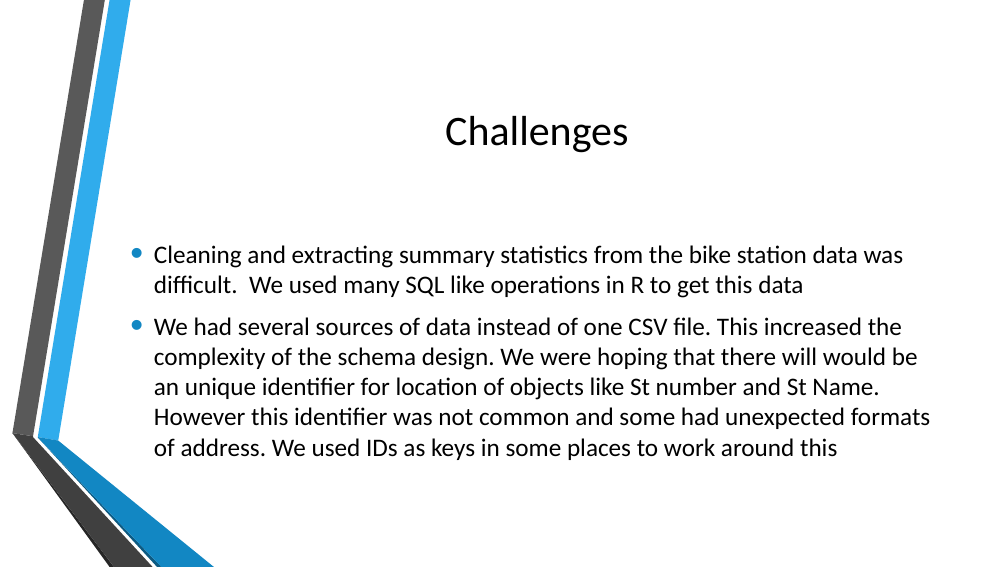
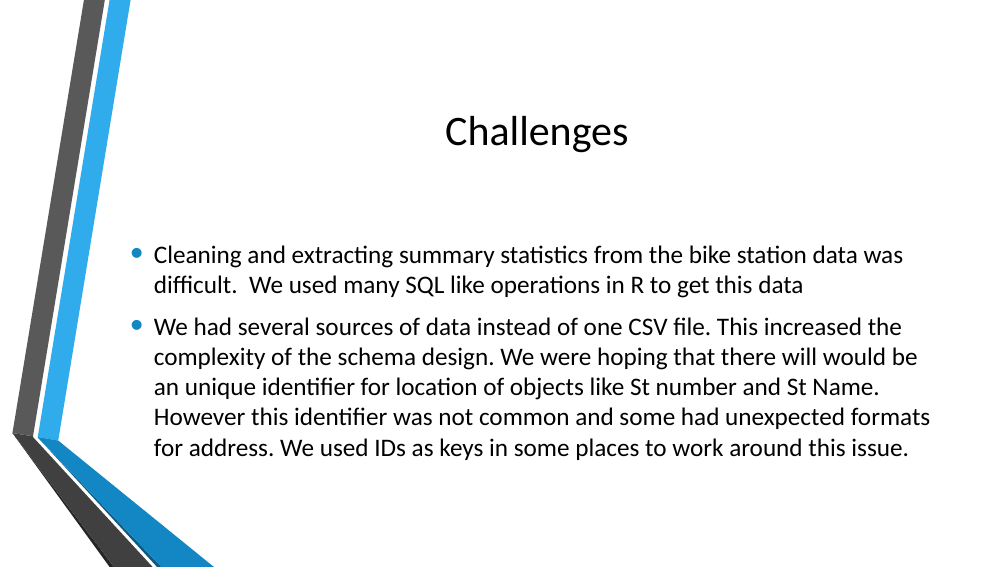
Before and after one commit to SagnikAdusumilli/CSC343-Project, a slide deck: slide 5 of Public Transport in Toronto.pptx. Drawn at 1008x567 pixels with LibreOffice and Linux fonts; fonts in the diff are those of the drawing; background and template pictures are left out. Boxes give left, top, right and bottom in pixels: in the first picture for what was removed or moved away, otherwise in the second. Text is boxed around its words. In the diff, an @@ line names an element or a change of style, - is before the commit and + after.

```diff
--- a/Public Transport in Toronto.pptx
+++ b/Public Transport in Toronto.pptx
@@ text at <box>154,317,931,460</box>: text changed @@
-• We had several sources of data instead of one CSV file. This increased the complexity of the schema design. We were hoping that there will would be an unique identifier for location of objects like St number and St Name. However this identifier was not common and some had unexpected formats of address. We used IDs as keys in some places to work around this
+• We had several sources of data instead of one CSV file. This increased the complexity of the schema design. We were hoping that there will would be an unique identifier for location of objects like St number and St Name. However this identifier was not common and some had unexpected formats for address. We used IDs as keys in some places to work around this issue.
```
Also in this commit, not shown: 6 other slides changed, 12 other files.
